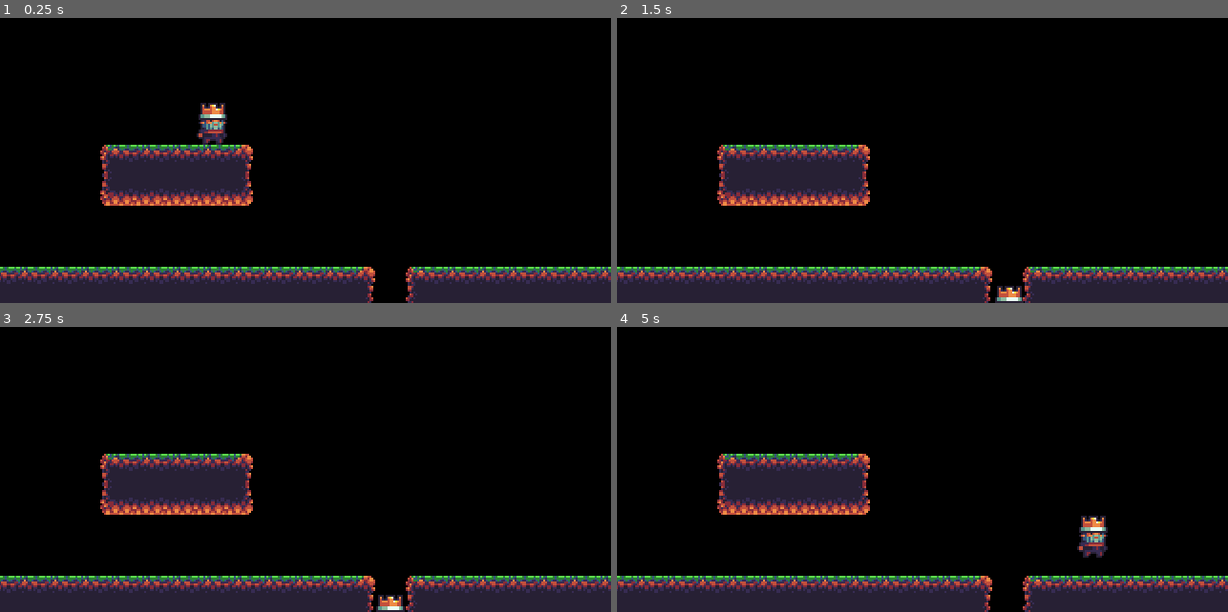
Above: before the commit, frames 1-4 (two rows, left to right).
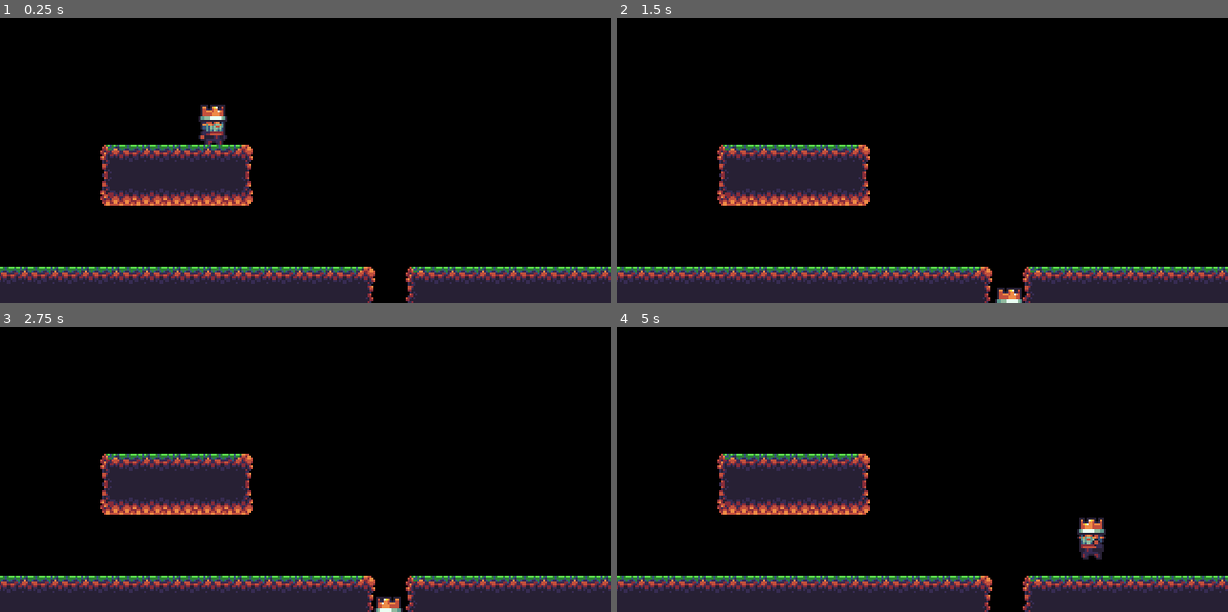
Above: after the commit, the same moments.

Repository: RyanFleck/FirstGodotProject
Game: Godot game, scene res://Scenes/StageOne.tscn
Two runs of this game, one before a commit and one after it. Both use one fixed random seed, a clock stepped at 60 frames per second and the inputs below.
Inputs:
- Up to frame 1 (0.25 s): no input
- Up to frame 2 (1.5 s): tap Enter at 0.5 s; hold Right (ui_right) from 0.53 s (still down); tap Up (ui_up) at 0.77 s
- Up to frame 3 (2.75 s): tap Up (ui_up) at 1.52 s; release Right (ui_right) at 2.03 s; hold Left (ui_left) from 2.03 s (still down)
- Up to frame 4 (5 s): release Left (ui_left) at 2.78 s; hold Right (ui_right) 2.78-4.28 s; tap Up (ui_up) at 3.02, 3.77, 4.52 s; hold Left (ui_left) from 4.28 s (still down)

The runs differ from the first frame. In frame 1, 0.4% of the frame differs, in the area x 32-38%, y 29-45%; in frame 2, 0.1%; in frame 3, 0.2%; in frame 4, 0.6%, in the area x 75-81%, y 66-82%.

Commit message:
Add player animations.

Diff:
--- /dev/null
+++ b/Objects/Fireball.tscn
@@ -0,0 +1,13 @@
+[gd_scene format=2]
+
+[node name="Fireball" type="Node2D" index="0"]
+
+[node name="Area2D" type="Area2D" parent="." index="0"]
+
+input_pickable = true
+gravity_vec = Vector2( 0, 1 )
+gravity = 98.0
+linear_damp = 0.1
+angular_damp = 1.0
+audio_bus_override = false
+audio_bus_name = "Master"
--- a/Objects/Player.tscn
+++ b/Objects/Player.tscn
@@ -1,7 +1,37 @@
-[gd_scene load_steps=4 format=2]
+[gd_scene load_steps=11 format=2]
 
 [ext_resource path="res://Objects/PlayerKinetmatics.gd" type="Script" id=1]
-[ext_resource path="res://Sprites/character_sprites/tile028.png" type="Texture" id=2]
+[ext_resource path="res://Sprites/character_sprites/tile023.png" type="Texture" id=2]
+[ext_resource path="res://Sprites/character_sprites/tile036.png" type="Texture" id=3]
+[ext_resource path="res://Sprites/character_sprites/tile037.png" type="Texture" id=4]
+[ext_resource path="res://Sprites/character_sprites/tile038.png" type="Texture" id=5]
+[ext_resource path="res://Sprites/character_sprites/tile039.png" type="Texture" id=6]
+[ext_resource path="res://Sprites/character_sprites/tile033.png" type="Texture" id=7]
+[ext_resource path="res://Sprites/character_sprites/tile031.png" type="Texture" id=8]
+
+[sub_resource type="SpriteFrames" id=2]
+
+animations = [ {
+"frames": [ ExtResource( 2 ) ],
+"loop": false,
+"name": "idle",
+"speed": 0.0
+}, {
+"frames": [ ExtResource( 3 ), ExtResource( 4 ), ExtResource( 5 ), ExtResource( 6 ) ],
+"loop": true,
+"name": "run",
+"speed": 8.0
+}, {
+"frames": [ ExtResource( 7 ) ],
+"loop": false,
+"name": "jump",
+"speed": 5.0
+}, {
+"frames": [ ExtResource( 8 ) ],
+"loop": false,
+"name": "fall",
+"speed": 0.0
+} ]
 
 [sub_resource type="CapsuleShape2D" id=1]
 
@@ -24,9 +54,10 @@
 script = ExtResource( 1 )
 _sections_unfolded = [ "Transform", "Z Index", "collision" ]
 
-[node name="Sprite" type="Sprite" parent="KinematicBody2D" index="0"]
+[node name="AnimatedSprite" type="AnimatedSprite" parent="KinematicBody2D" index="0"]
 
-texture = ExtResource( 2 )
+frames = SubResource( 2 )
+animation = "idle"
 
 [node name="CollisionCapsule" type="CollisionShape2D" parent="KinematicBody2D" index="1"]
 
--- a/Objects/PlayerKinetmatics.gd
+++ b/Objects/PlayerKinetmatics.gd
@@ -5,22 +5,40 @@
 const jump = 600
 
 var velocity = Vector2()
+var floor_normal = Vector2(0,-1)
 
-var floor_normal = Vector2(0,-1)
+func _process(delta):
+	var animation
+
+	if( !is_on_floor() ):
+		if( velocity.y > 0 ):
+			animation = "jump"
+		else:
+			animation = "fall"
+	else:
+		if( velocity.x == 0 ):
+			animation = "idle"
+		else:
+			animation = "run"
+
+	$AnimatedSprite.play(animation)
+	pass
 
 func get_input():
 	var left = Input.is_action_pressed('ui_left')
-
 	var right = Input.is_action_pressed('ui_right')
 
 	if( left and right ):
 		velocity.x = 0
 	elif( !left and !right ):
 		velocity.x = 0
+
 	elif( left ):
 		velocity.x = -1 * speed
+		$AnimatedSprite.flip_h = true
 	elif( right ):
 		velocity.x = 1 * speed
+		$AnimatedSprite.flip_h = false
 
 	if Input.is_action_pressed('ui_up') and is_on_floor():
 	    velocity.y = -jump
--- a/Scenes/StageOne.tscn
+++ b/Scenes/StageOne.tscn
@@ -1,7 +1,10 @@
-[gd_scene load_steps=3 format=2]
+[gd_scene load_steps=4 format=2]
 
 [ext_resource path="res://Objects/Player.tscn" type="PackedScene" id=1]
 [ext_resource path="res://TileSets/Ground.tres" type="TileSet" id=2]
+
+[sub_resource type="TileSet" id=1]
+
 
 [node name="StageOne" type="Node2D" index="0"]
 
@@ -31,3 +34,24 @@
 format = 1
 tile_data = PoolIntArray( -131077, 12, 0, -131076, 12, 0, -196589, 10, 0, -65541, 12, 0, -65540, 12, 0, -131053, 10, 0, …(1080 unchanged characters)…
 _sections_unfolded = [ "Cell" ]
+
+[node name="TileMap2" type="TileMap" parent="." index="2"]
+
+mode = 0
+tile_set = SubResource( 1 )
+cell_size = Vector2( 64, 64 )
+cell_quadrant_size = 16
+cell_custom_transform = Transform2D( 1, 0, 0, 1, 0, 0 )
+cell_half_offset = 2
+cell_tile_origin = 0
+cell_y_sort = false
+cell_clip_uv = false
+collision_use_kinematic = false
+collision_friction = 1.0
+collision_bounce = 0.0
+collision_layer = 1
+collision_mask = 1
+occluder_light_mask = 1
+format = 1
+tile_data = PoolIntArray(  )
+_sections_unfolded = [ "Material" ]
Binary file added: docs/characters.gif
